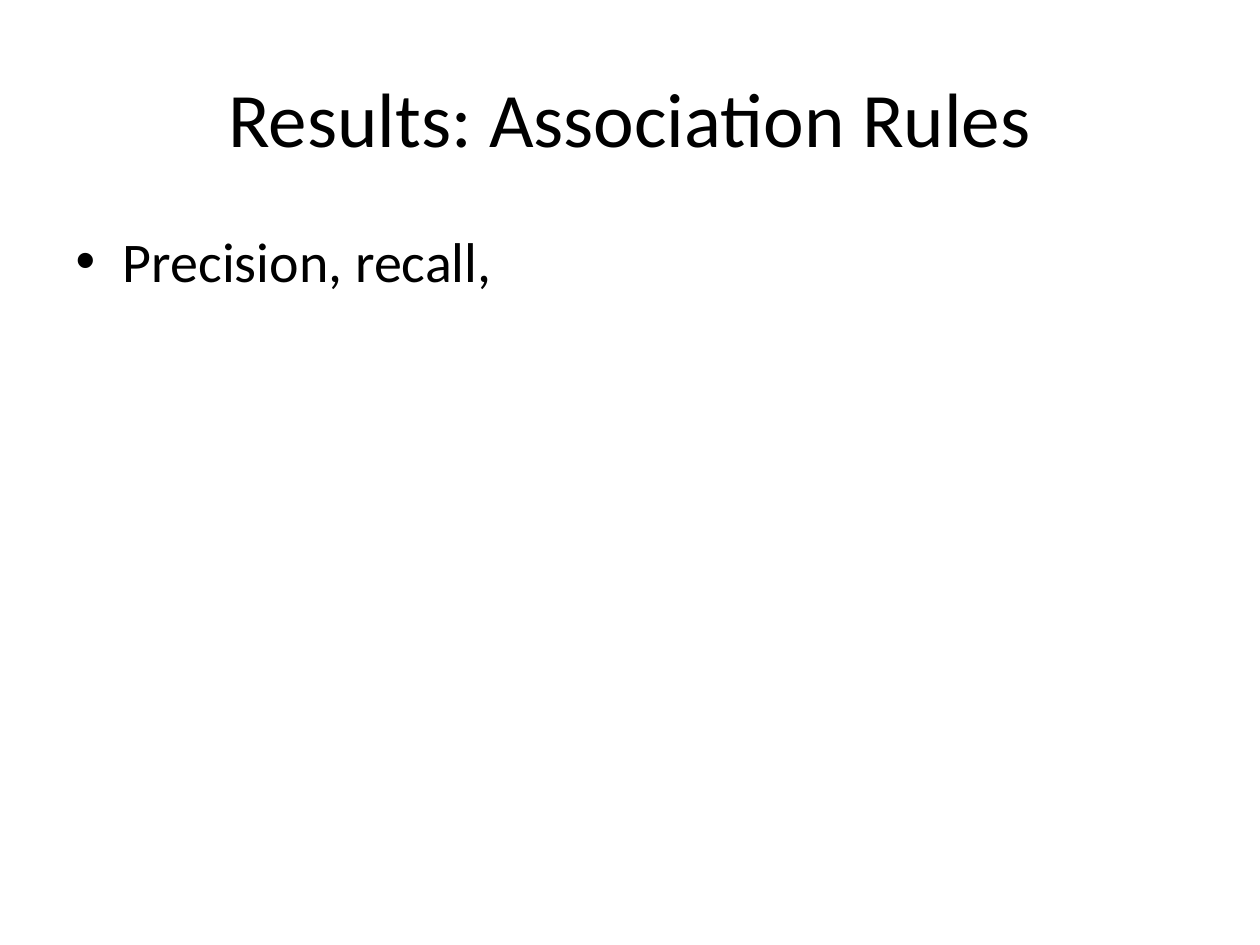
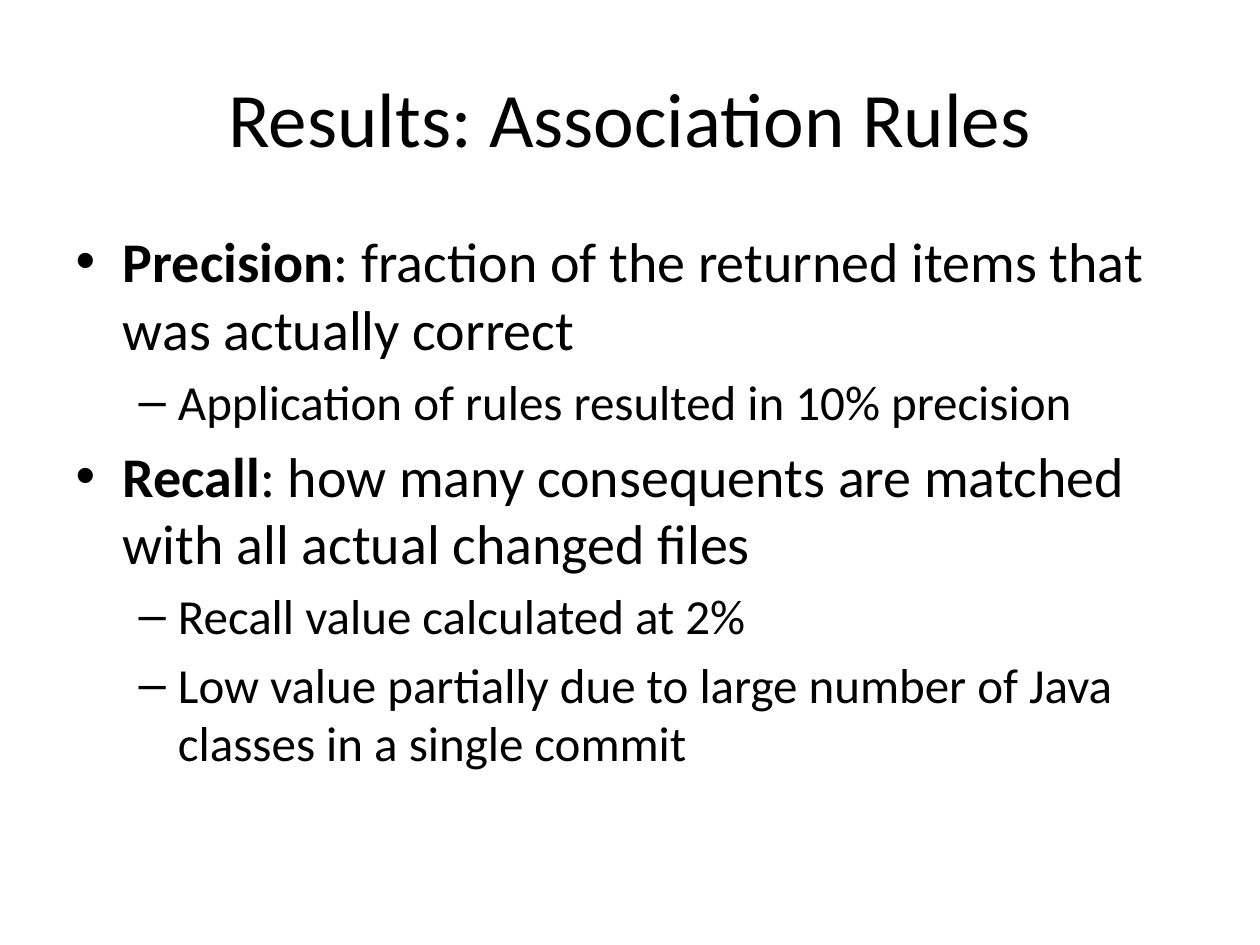
Before and after one commit to tajmilur-rahman/SOEN6611, a slide deck: slide 17 of milestones/Group_Presentation_Volatility_Amish.pptx (slide 14 before the commit). Drawn at 1260x945 pixels with LibreOffice and Linux fonts; fonts in the diff are those of the drawing. Boxes give left, top, right and bottom in pixels: in the first picture for what was removed or moved away, otherwise in the second. Text is boxed around its words. In the diff, an @@ line names an element or a change of style, - is before the commit and + after.

```diff
--- a/milestones/Group_Presentation_Volatility_Amish.pptx
+++ b/milestones/Group_Presentation_Volatility_Amish.pptx
@@ text at bbox=[123, 242, 1143, 770]: text changed; size 32 to 28 pt @@
-• Precision, recall,
+• Precision: fraction of the returned items that was actually correct
+  – Application of rules resulted in 10% precision
+• Recall: how many consequents are matched with all actual changed files
+  – Recall value calculated at 2%
+  – Low value partially due to large number of Java classes in a single commit
```
Also in this commit, not shown: 7 other slides changed, 4 slides added.
